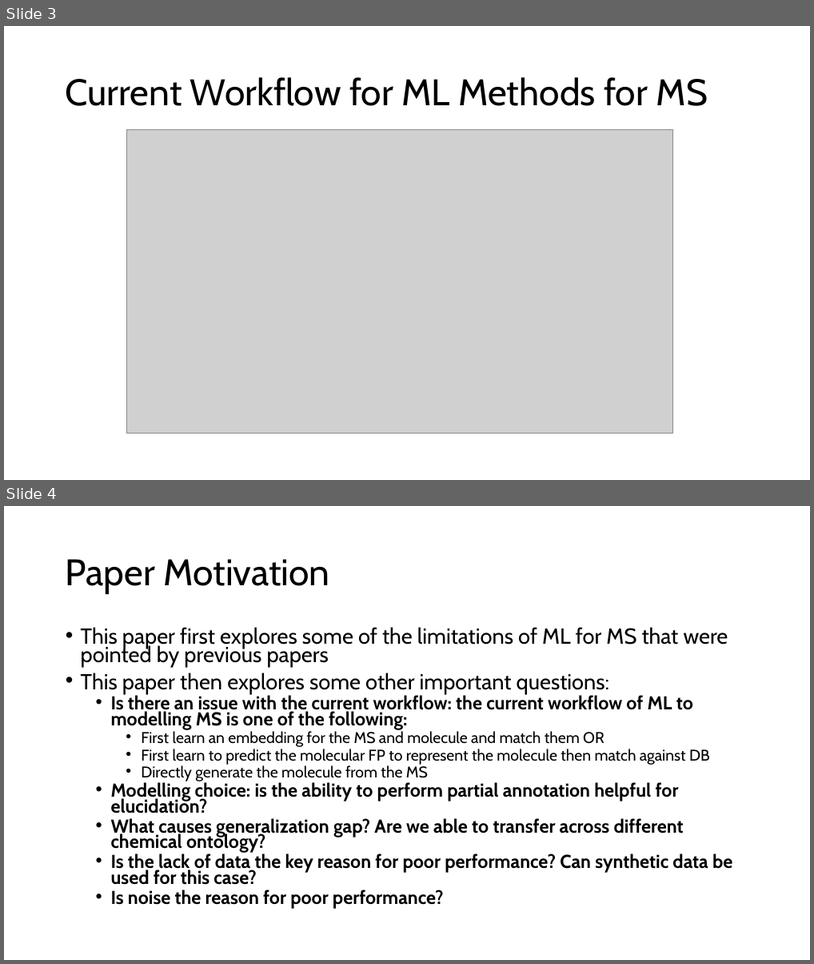
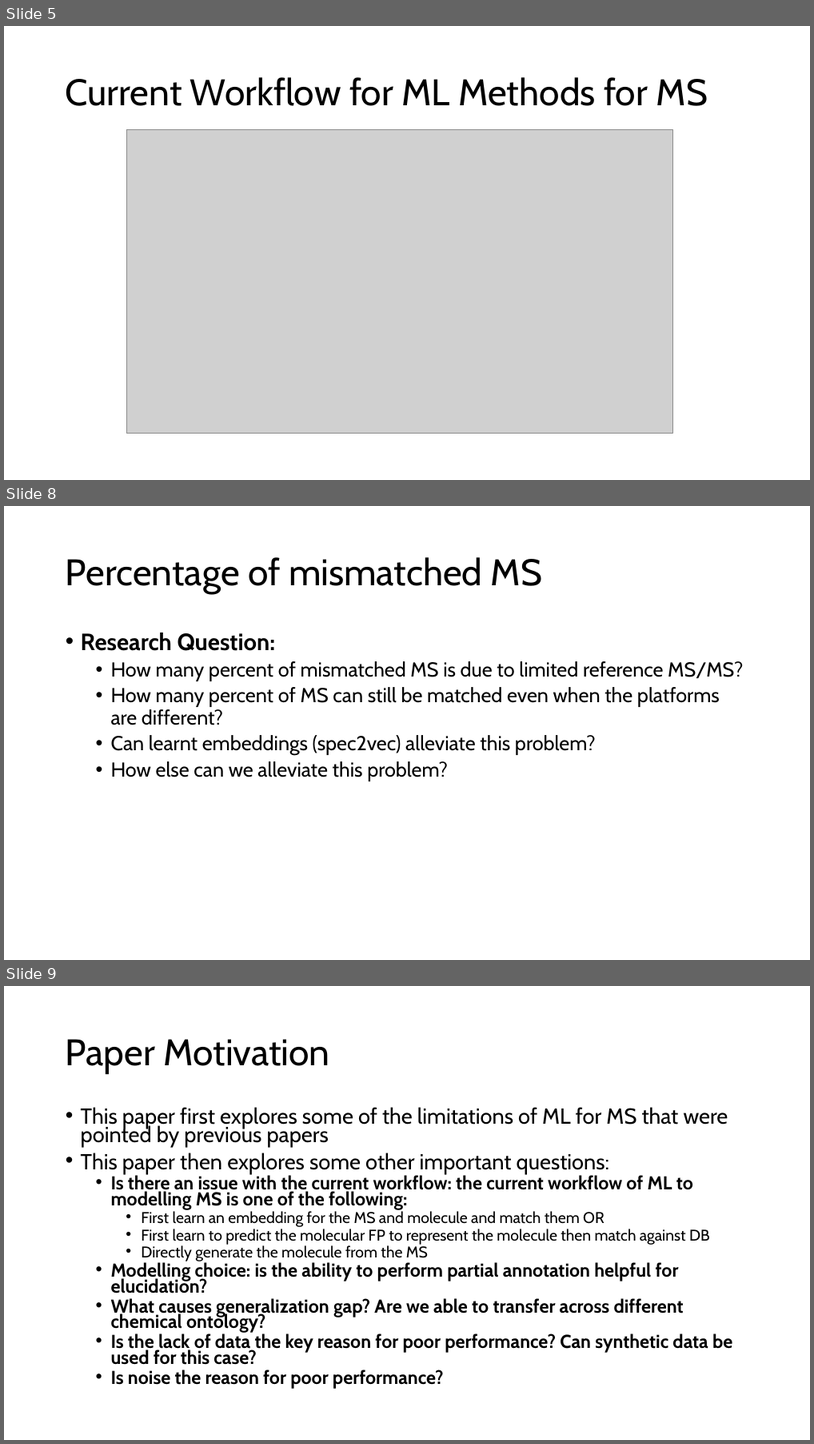
Before and after one commit to serenaklm/ML_MS_analysis, a slide deck: updates/research_report_CSE_w_MSMS.pptx. Shown one above the other, each under a label of ours: slides 3 and 4 before the commit, slides 5, 8 and 9 after it; the slides between them are not shown. The pictures are 814x964 and 814x1444 pixels, drawn with LibreOffice and Linux fonts; fonts in the diff are those of the drawing; grey boxes stand for pictures. Boxes give left, top, right and bottom in pixels: in the first picture for what was removed or moved away, otherwise in the second. Text is boxed around its words. In the diff, an @@ line names an element or a change of style, - is before the commit and + after.

```diff
--- a/updates/research_report_CSE_w_MSMS.pptx
+++ b/updates/research_report_CSE_w_MSMS.pptx
@@ slide 8 added at [4,506,810,960], background #FFFFFF @@
@@ title added at [66,557,542,594], 44 pt, text #000000 @@
+Percentage of mismatched MS
@@ text added at [81,632,743,781], 24 pt, text #000000 @@
+• Research Question:
+  • How many percent of mismatched MS is due to limited reference MS/MS?
+  • How many percent of MS can still be matched even when the platforms are different?
+  • Can learnt embeddings (spec2vec) alleviate this problem?
+  • How else can we alleviate this problem?
@@ what was slide 3 is now slide 5 @@
@@ what was slide 4 is now slide 9 @@
```
Also in this commit, not shown: 1 slide changed, 4 other slides added, 3 other files.
